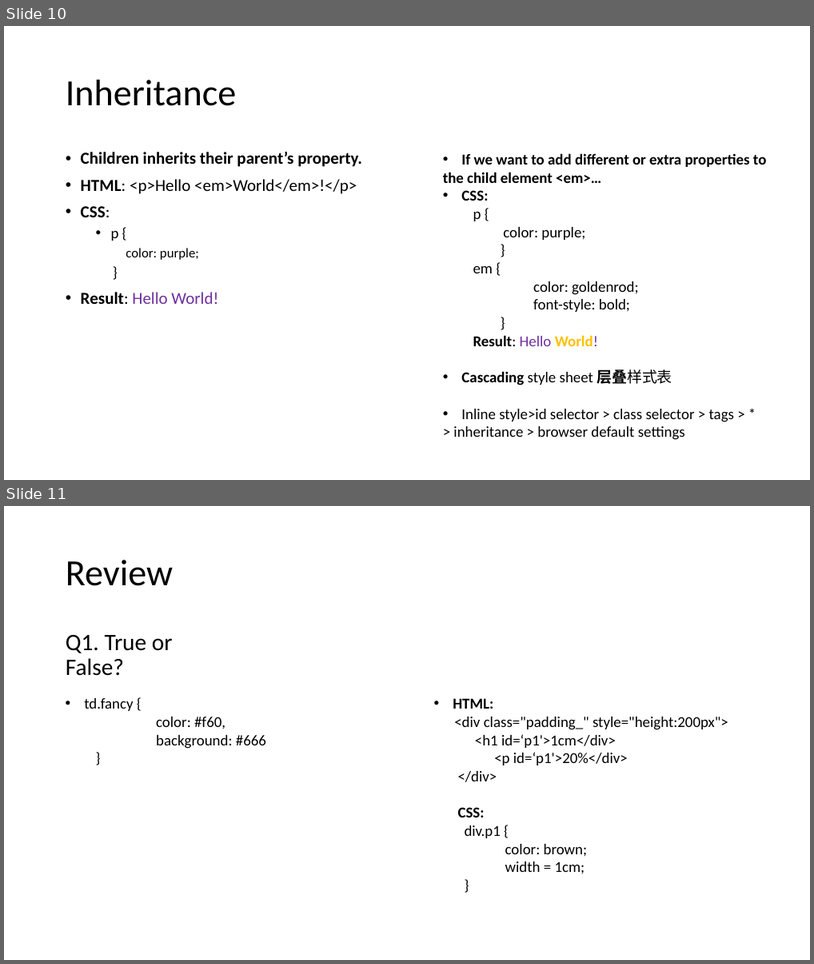
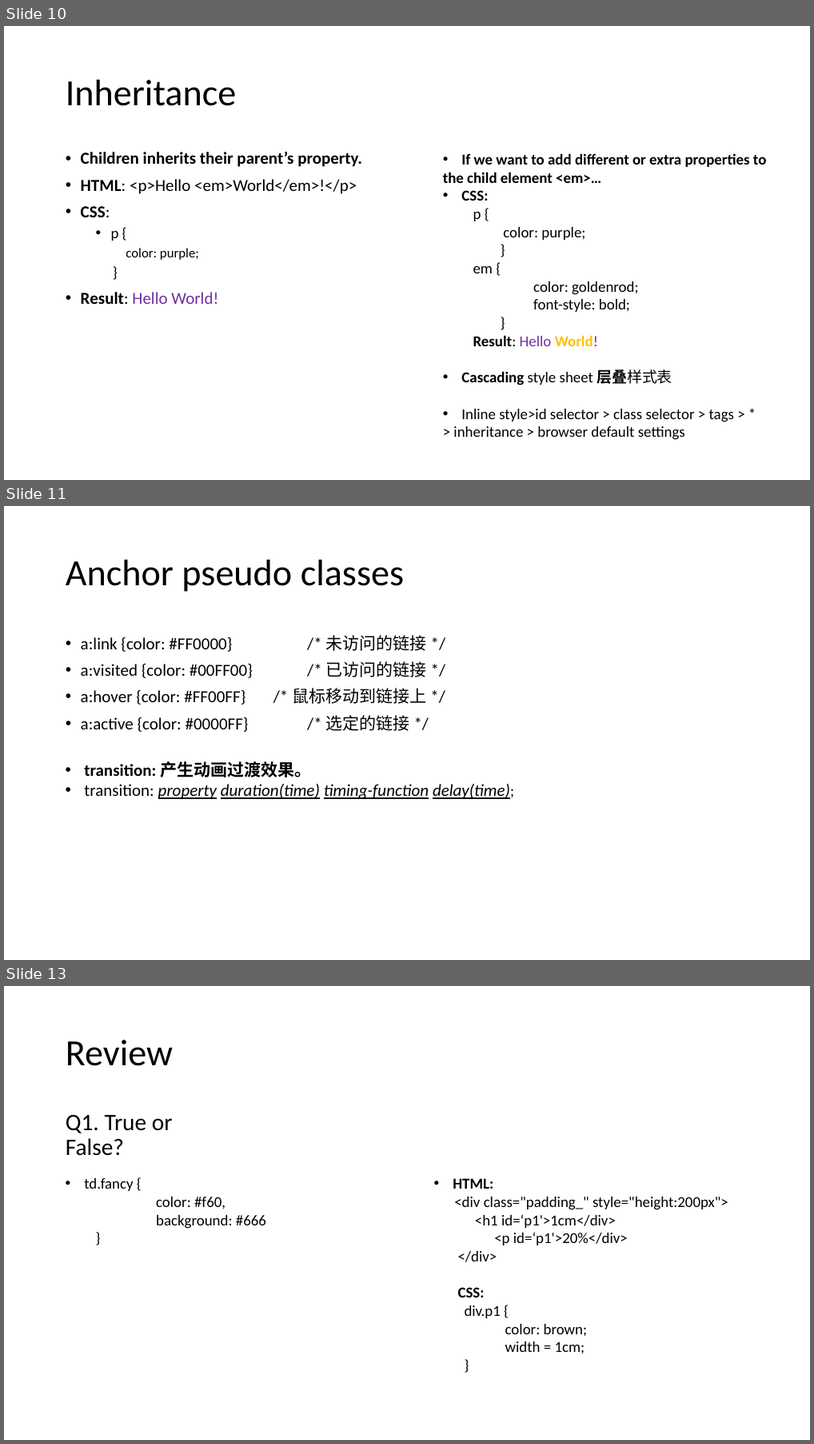
Before and after one commit to PolarisStudio/LGUReact, a slide deck: L2/L2.pptx. Shown one above the other, each under a label of ours: slides 10 and 11 before the commit, slides 10, 11 and 13 after it; the slides between them are not shown. The pictures are 814x964 and 814x1444 pixels, drawn with LibreOffice and Linux fonts; fonts in the diff are those of the drawing. Boxes give left, top, right and bottom in pixels: in the first picture for what was removed or moved away, otherwise in the second. Text is boxed around its words. In the diff, an @@ line names an element or a change of style, - is before the commit and + after.

```diff
--- a/L2/L2.pptx
+++ b/L2/L2.pptx
@@ slide 11 added at (x1=4, y1=506, x2=810, y2=960), background #FFFFFF @@
@@ title added at (x1=66, y1=560, x2=404, y2=592), 44 pt, text #000000 @@
+Anchor pseudo classes
@@ text added at (x1=81, y1=635, x2=427, y2=732), 20 pt, text #000000 @@
+• a:link {color: #FF0000} /* 未访问的链接 */
+• a:visited {color: #00FF00} /* 已访问的链接 */
+• a:hover {color: #FF00FF} /* 鼠标移动到链接上 */
+• a:active {color: #0000FF} /* 选定的链接 */
@@ text added at (x1=84, y1=761, x2=510, y2=799), 20 pt, text #000000, italic, underline @@
+• transition: 产生动画过渡效果。
+• transition: property duration(time) timing-function delay(time);
@@ what was slide 11 is now slide 13 @@
```
Also in this commit, not shown: 2 slides changed, 1 other slide added.
